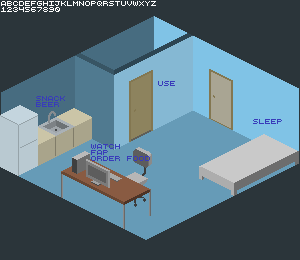
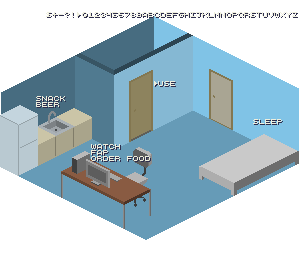
Two versions of the same layered image (300 × 260). Layer-by-layer changes:
renamed "Layer #1" to "Layer #2", painted on it over (x1=1, y1=1, x2=298, y2=162)
hid "Layer" over (x1=0, y1=0, x2=300, y2=260)
